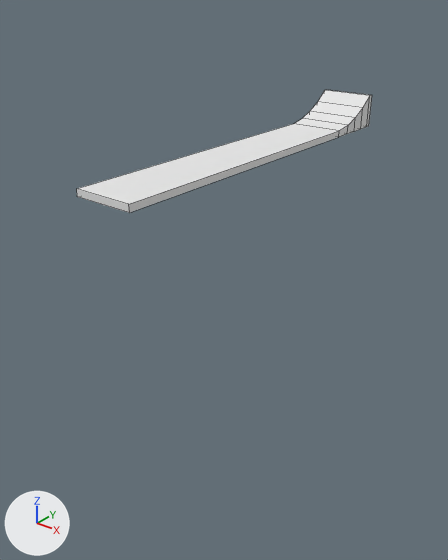
A saved change to the Blender file Assets/3D Models/bridge.blend.
Camera for both pictures: a 50 mm lens placed at (16.3, -22.3, 7.0), pointed at (-0.9, -0.8, -6.4). Every picture has the same lights, and +X, +Y and +Z are marked at lower left. Mesh edges are drawn as thin lines.
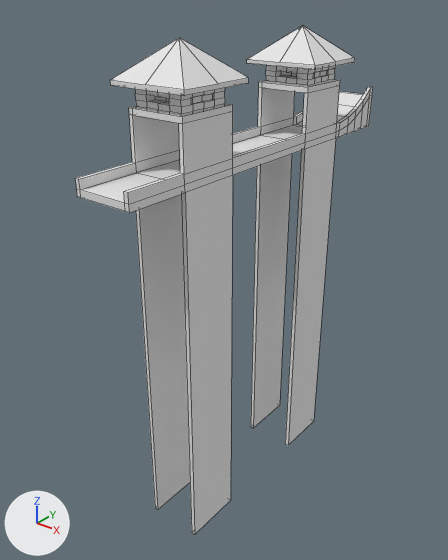
The edits, one by one:
me_cube is used by ob_cube; location (0.0, 0.0, 0.0); scale (1.36, 8.76, 0.15).
me_cube had 28 vertices, 26 faces and spanned x -1.0..1.0, y -1.0..1.0, z -1.0..9.76.
me_cube now has 432 vertices, 416 faces and spans x -1.34..1.34, y -1.0..1.0, z -117.5..33.59.
me_cube part 1: a new loose piece of 126 vertices spanning x -1.34..1.34, y 0.23..0.64, z 16.24..33.59, in mat_material (white #e7e7e7).
me_cube part 2: a new loose piece of 126 vertices spanning x -1.34..1.34, y -0.73..-0.31, z 16.24..33.59, in mat_material (white #e7e7e7).
Part 3, on me_cube:
16 faces are deleted.
14 new vertices lie (0.0, 0.0, 2.66) away from vertices in x -1.0..1.0, y -1.0..1.0, z 1.0..9.76.
16 new vertices lie (-0.15, 0.0, 0.0) away from vertices in x 1.0, y -1.0..1.0, z -1.0..12.42.
16 new vertices lie (0.15, 0.0, 0.0) away from vertices in x -1.0, y -1.0..1.0, z -1.0..12.42.
12 new vertices lie (0.0, 0.32, 0.0) away from vertices in x -1.0..1.0, y -1.0, z -1.0..3.66.
10 new vertices lie (0.0, -0.04, 0.0) away from vertices in x -1.0..1.0, y 0.63, z -1.0..3.66.
12 new vertices lie (0.0, 0.0, -2.66) away from vertices in x -0.85..0.85, y 0.59..0.97, z 3.66..12.42.
12 new vertices lie (0.0, -0.32, 0.0) away from vertices in x -1.0..1.0, y 0.59, z -1.0..3.66.
12 new vertices lie (0.0, 0.0, -116.5) away from vertices in x -1.0..1.0, y -0.68..0.59, z -1.0.
12 new vertices lie (0.0, 0.33, 0.0) away from vertices in x -1.0..1.0, y -0.68, z -117.5..1.0.
12 new vertices lie (0.0, 0.0, 12.11) away from vertices in x -1.0..1.0, y -0.68..0.59, z 3.66.
8 new vertices lie (0.0, 0.32, 0.0) away from vertices in x -1.0..1.0, y -0.68, z 3.66..15.77.
8 new vertices lie (0.0, 0.0, 1.68) away from vertices in x -1.0..-0.85, y -0.68..0.59, z 15.77.
8 new vertices lie (1.85, 0.0, 0.0) away from vertices in x -0.85, y -0.68..0.59, z 15.77..17.45.
166 new faces join them.

Where the change shows, as pixel boxes [x1, y1, x2, y2] in the pictures (448 x 560 px):
'Cube', reshaped (310% taller): before [77, 90, 372, 213]; after [75, 26, 373, 534]
part 1 of me_cube, added: after [247, 26, 355, 86]
part 2 of me_cube, added: after [110, 38, 249, 115]
part 3 of me_cube, built on: before [77, 90, 371, 212]; after [75, 79, 373, 534]
